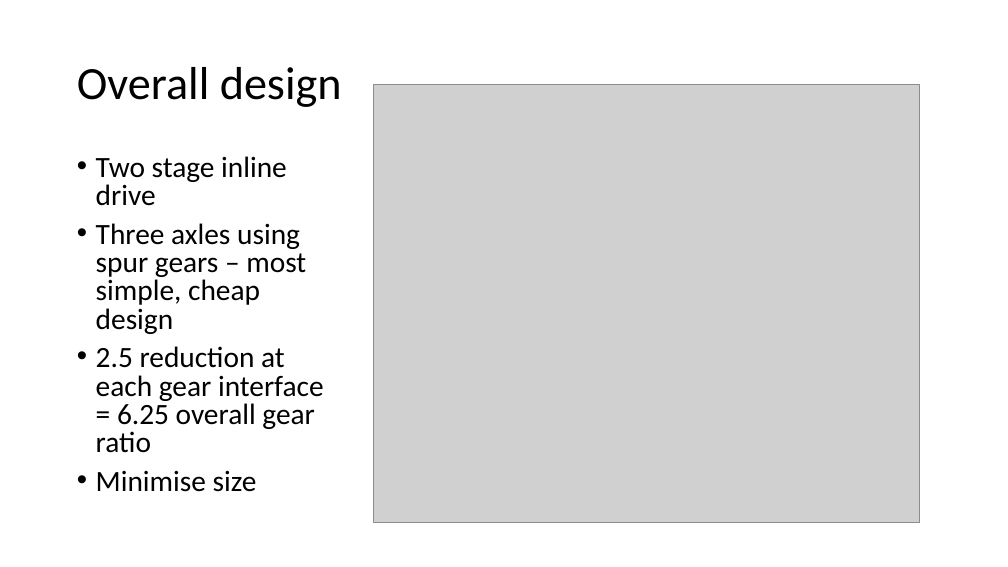
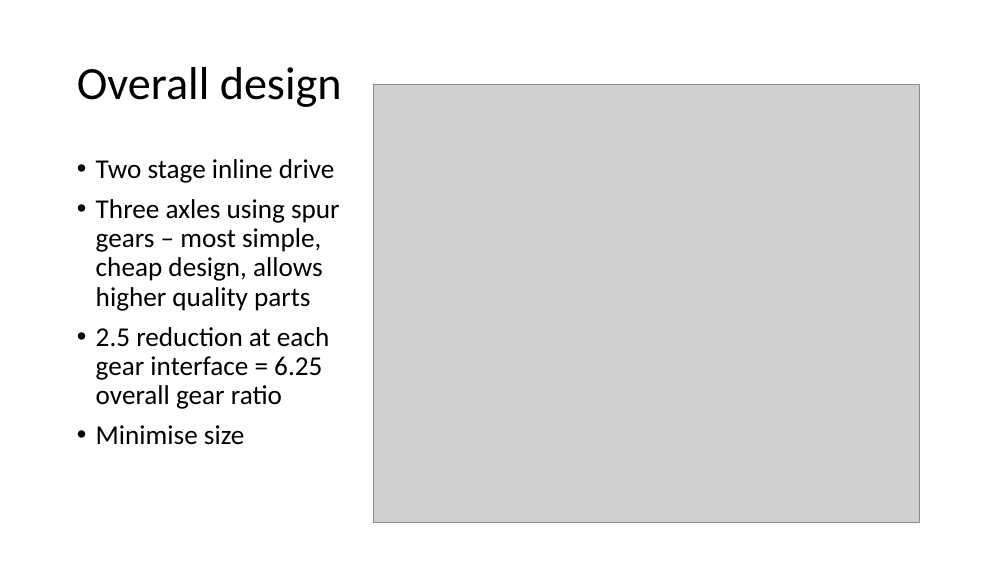
Before and after one commit to astawu/Transmission_TeamOh-, a slide deck: slide 2 of PRD/Zhong_Presentation.pptx. Drawn at 1008x567 pixels with LibreOffice and Linux fonts; fonts in the diff are those of the drawing; grey boxes stand for pictures. Boxes give left, top, right and bottom in pixels: in the first picture for what was removed or moved away, otherwise in the second. Text is boxed around its words. In the diff, an @@ line names an element or a change of style, - is before the commit and + after.

```diff
--- a/PRD/Zhong_Presentation.pptx
+++ b/PRD/Zhong_Presentation.pptx
@@ text at box(96, 159, 335, 445): size 28 to 25.9 pt in "Two stage inline drive", "2.5 reduction at each gear interface = ...", "Minimise size"; line spacing 0.8 to 0.9 @@
@@ text at box(96, 199, 340, 311): text changed; size 28 to 25.9 pt @@
-• Three axles using spur gears – most simple, cheap design
+• Three axles using spur gears – most simple, cheap design, allows higher quality parts
```
Also in this commit, not shown: 3 other slides changed.
